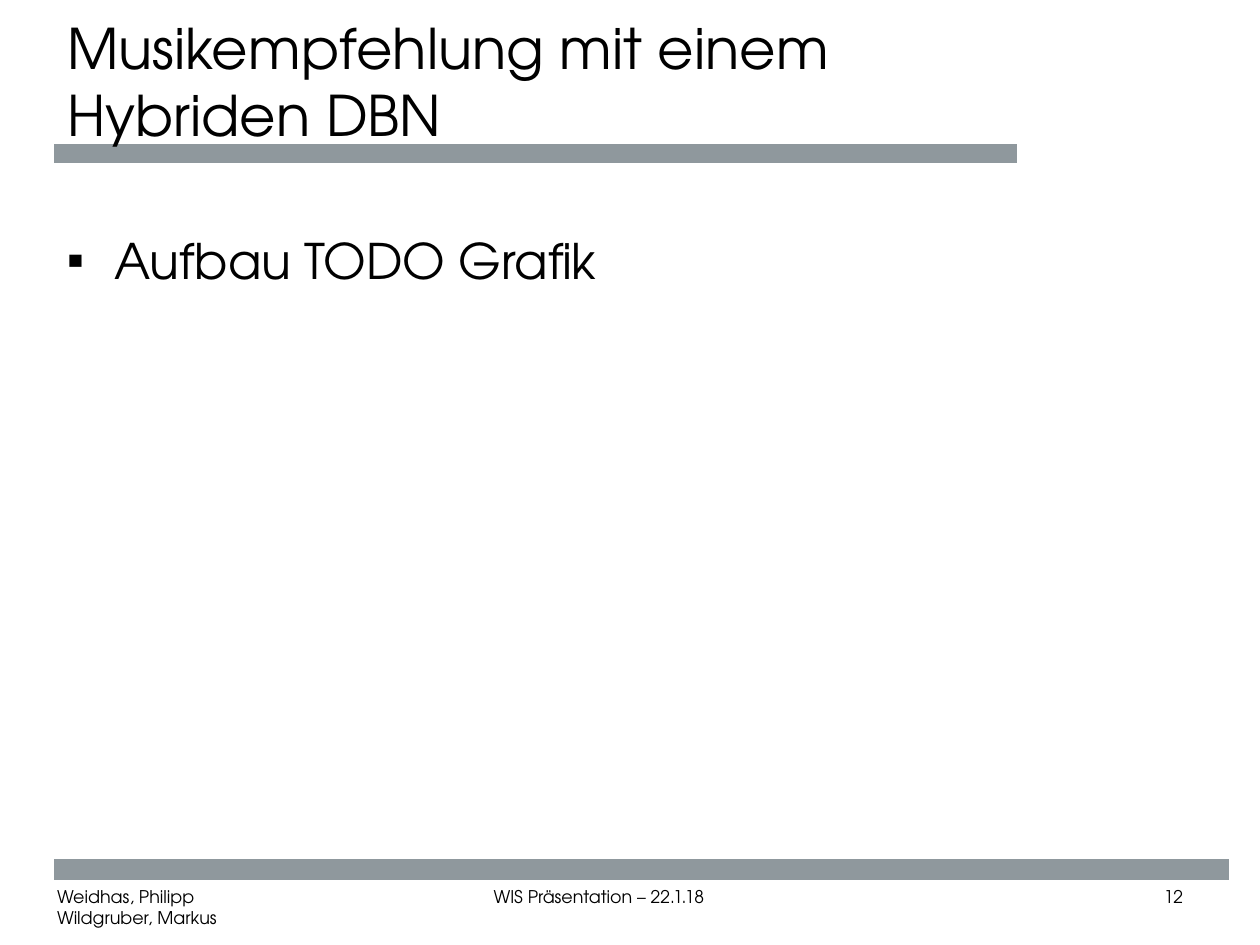
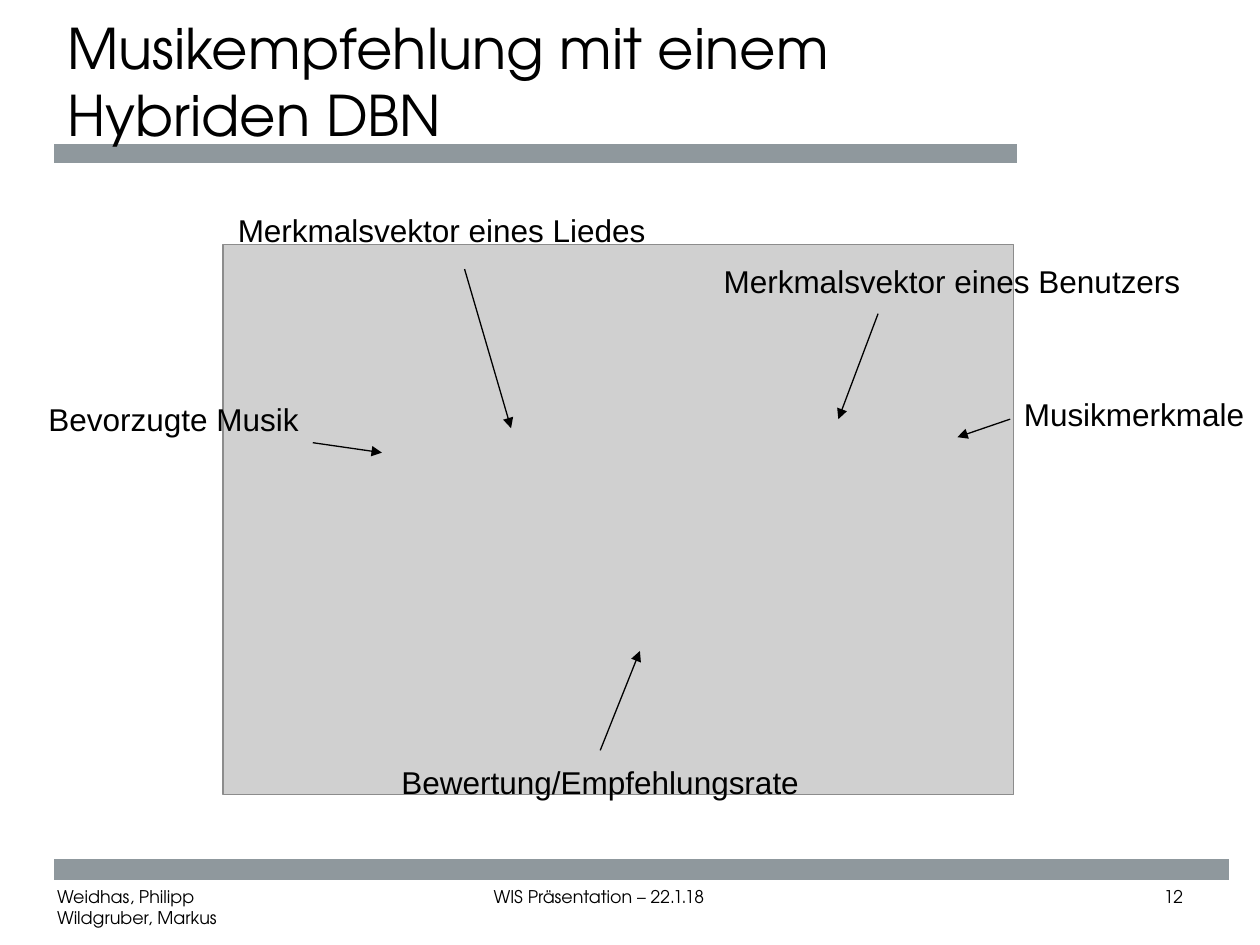
Before and after one commit to Gschmagee/WIS_MUSIC_RECOMMENDATION, a slide deck: slide 12 of PraesentationWis.ppt. Drawn at 1260x945 pixels with LibreOffice and Linux fonts; fonts in the diff are those of the drawing; grey boxes stand for pictures; background and template pictures are left out. Boxes give left, top, right and bottom in pixels: in the first picture for what was removed or moved away, otherwise in the second. Text is boxed around its words. In the diff, an @@ line names an element or a change of style, - is before the commit and + after.

```diff
--- a/PraesentationWis.ppt
+++ b/PraesentationWis.ppt
@@ text added at (238, 219, 646, 248), 18 pt, text #000000 @@
+Merkmalsvektor eines Liedes
@@ text removed at (114, 242, 597, 280) @@
-▪ Aufbau TODO Grafik
@@ picture added at (223, 244, 1014, 795) @@
@@ text added at (724, 268, 1180, 299), 18 pt, text #000000 @@
+Merkmalsvektor eines Benutzers
@@ arrow added from (465, 270) to (512, 428), #000000 0.74 pt @@
@@ arrow added from (878, 314) to (838, 420), #000000 0.74 pt @@
@@ text added at (48, 406, 298, 437), 18 pt, text #000000 @@
+Bevorzugte Musik
@@ text added at (1024, 403, 1244, 427), 18 pt, text #000000 @@
+Musikmerkmale
@@ arrow added from (312, 442) to (382, 452), #000000 0.74 pt @@
@@ arrow added from (1011, 420) to (958, 437), #000000 0.74 pt @@
@@ arrow added from (600, 751) to (640, 651), #000000 0.74 pt @@
@@ text added at (401, 771, 798, 800), 18 pt, text #000000 @@
+Bewertung/Empfehlungsrate
```
Also in this commit, not shown: 4 other slides changed, 7 other files.
